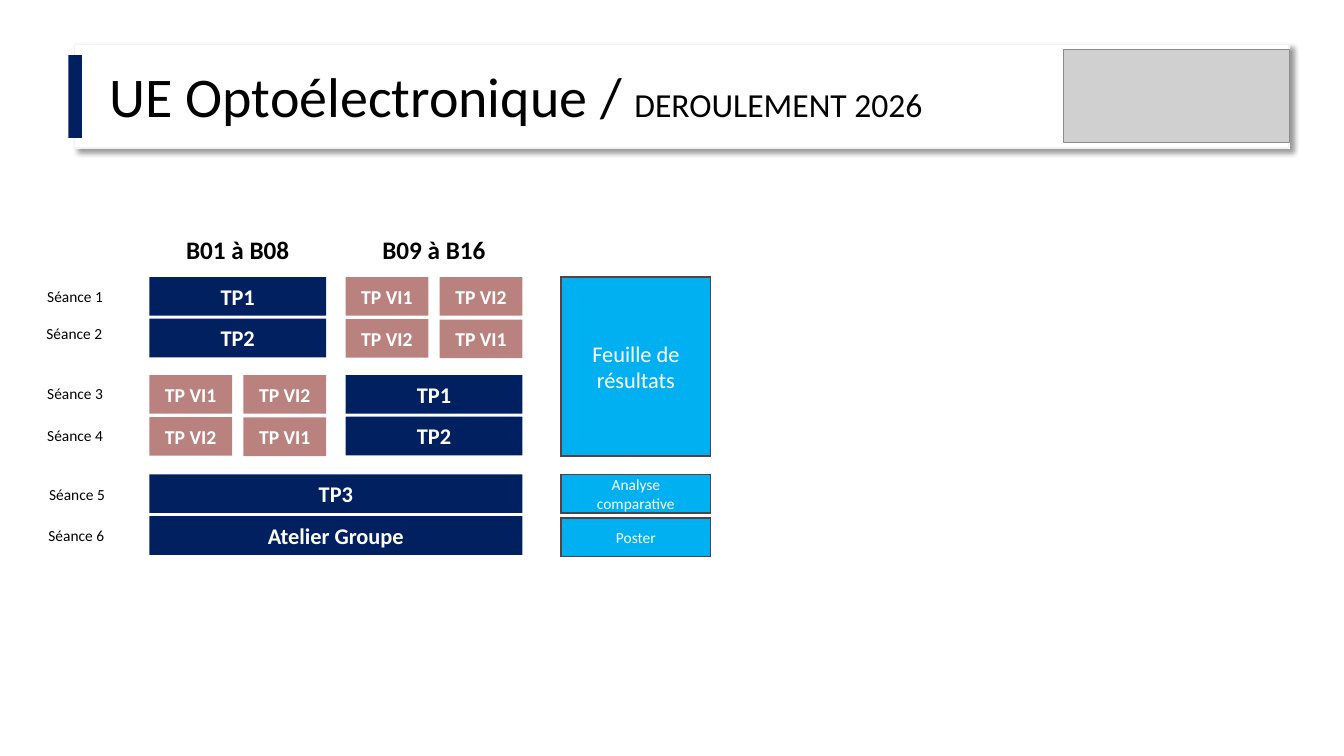
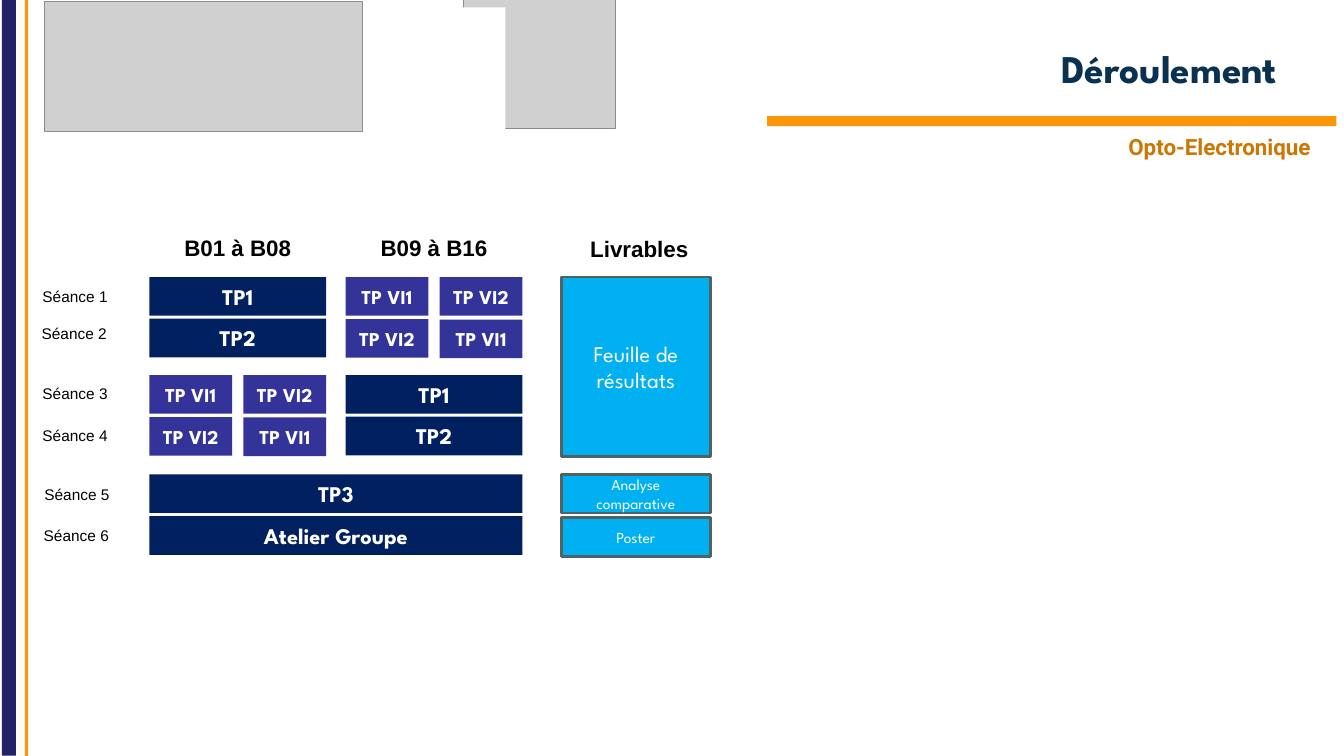
Before and after one commit to IOGS-Digital-Methods/semester-5, a slide deck: slide 9 of OptoElectronique/Cours/S5_Optoelectronique_2026_lite.pptx (slide 8 before the commit). Drawn at 1344x756 pixels with LibreOffice and Linux fonts; fonts in the diff are those of the drawing; grey boxes stand for pictures; background and template pictures are left out. Boxes give left, top, right and bottom in pixels: in the first picture for what was removed or moved away, otherwise in the second. Text is boxed around its words. In the diff, an @@ line names an element or a change of style, - is before the commit and + after.

Commit message:
Update OPTO / Intro 2026 and lite for labworks

```diff
--- a/OptoElectronique/Cours/S5_Optoelectronique_2026_lite.pptx
+++ b/OptoElectronique/Cours/S5_Optoelectronique_2026_lite.pptx
@@ line added from (9, 756) to (9, 0), #222267 10 pt @@
@@ line added from (26, 756) to (26, 0), #FF960A 2.25 pt @@
@@ rectangle added at (37,7,506,147), fill #FFFFFF @@
@@ picture added at (45,2,363,132) @@
@@ picture added at (464,0,616,129) @@
@@ rectangle removed at (69,55,83,138) @@
@@ rectangle removed at (75,44,1290,148) @@
@@ title added at (1062,56,1278,84), 28 pt, text #0A3250, bold @@
+Déroulement
@@ picture removed at (1064,50,1290,143) @@
@@ text removed at (110,78,922,126) @@
-UE Optoélectronique / DEROULEMENT 2026
@@ rectangle added at (767,116,1337,126), fill #FA960A @@
@@ text added at (1128,138,1310,160), 16 pt, text #CC7604, bold @@
+Opto-Electronique
@@ text "B01 à B08" at (184,239,291,257): size 18 to 16 pt, font Calibri to Arial @@
@@ text "B09 à B16" at (381,239,487,257): size 18 to 16 pt, font Calibri to Arial @@
@@ text added at (590,240,688,258), 16 pt, text #000000, bold @@
+Livrables
@@ font Calibri to League Spartan; fill #BA827F to #333399 in 8 elements at (346,277,429,316), (440,277,522,316), (346,320,429,358), (440,320,522,358), (149,375,232,413), (243,375,326,413), (149,417,232,456), (243,417,326,456) @@
@@ font Calibri to League Spartan in 5 elements at (149,277,327,316), (149,319,327,357), (149,516,522,555), (346,375,523,413), (346,416,523,455) @@
@@ font Calibri to Arial in 6 elements at (42,290,108,302), (42,327,107,339), (42,387,108,399), (42,429,108,441), (44,488,110,500), (44,529,109,541) @@
@@ font Calibri to League Spartan; outline #574249 1 pt to #526263 2 pt in 3 elements at (562,277,711,457), (562,475,711,513), (562,518,711,557) @@
```
Also in this commit, not shown: 8 other slides changed, 3 slides added, 3 slides removed, 1 other file.
